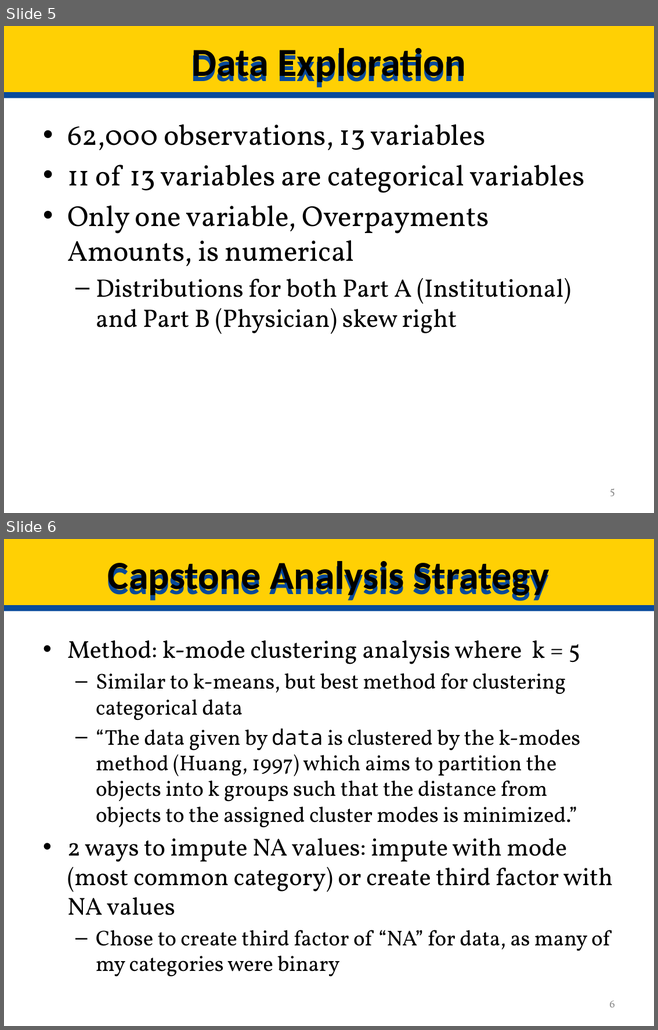
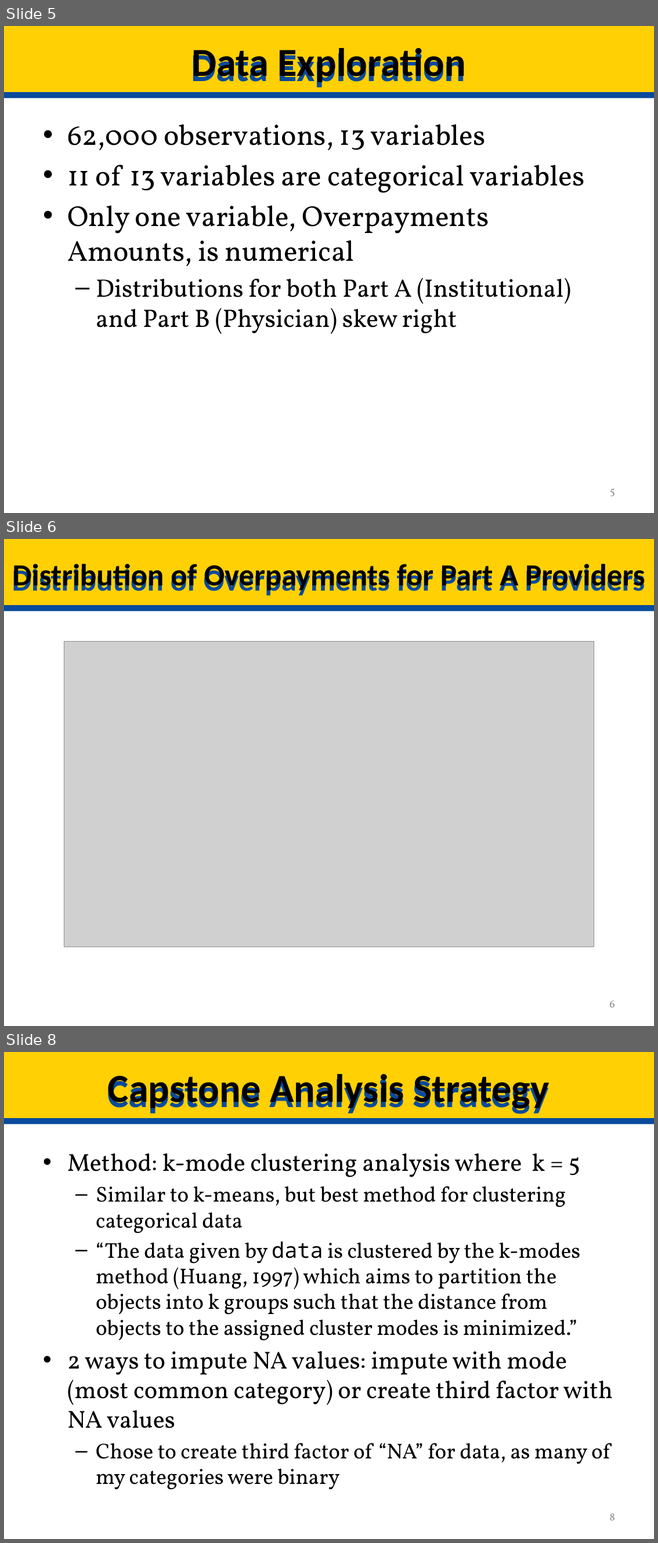
Before and after one commit to HHS/capstone.nadya.soto, a slide deck: 20180802 Capstone Presentation.pptx. Shown one above the other, each under a label of ours: slides 5 and 6 before the commit, slides 5, 6 and 8 after it; the slides between them are not shown. The pictures are 658x1030 and 658x1543 pixels, drawn with LibreOffice and Linux fonts; fonts in the diff are those of the drawing; grey boxes stand for pictures. Boxes give left, top, right and bottom in pixels: in the first picture for what was removed or moved away, otherwise in the second. Text is boxed around its words. In the diff, an @@ line names an element or a change of style, - is before the commit and + after.

```diff
--- a/20180802 Capstone Presentation.pptx
+++ b/20180802 Capstone Presentation.pptx
@@ slide 6 added at (4, 539, 654, 1026), background #FFFFFF; not listed: 2 template elements that a slide beside it also shows @@
@@ title added at (13, 564, 645, 592), 34 pt, text #000000, bold @@
+Distribution of Overpayments for Part A Providers
@@ picture added at (64, 642, 594, 947) @@
@@ page number added at (609, 1001, 614, 1008), 12 pt, text #8C8C8C @@
+6
@@ what was slide 6 is now slide 8 @@
@@ page number at (609, 1514, 614, 1521): text changed @@
-6
+8
```
Also in this commit, not shown: 1 slide changed, 1 other slide added.
